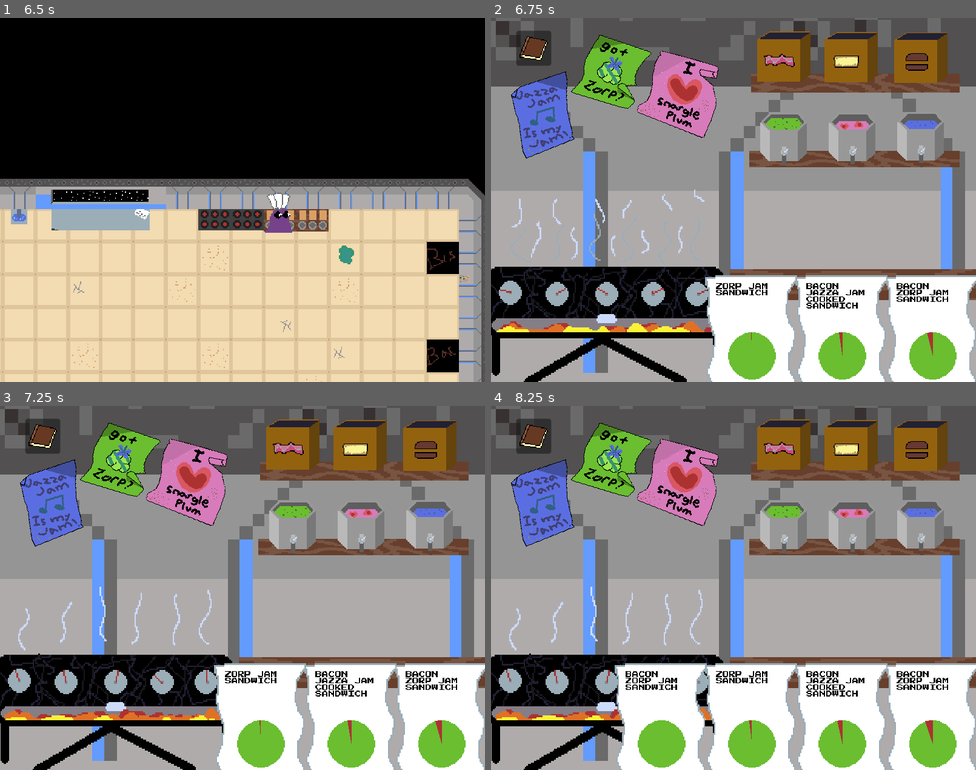
Above: before the commit, frames 1-4 (two rows, left to right).
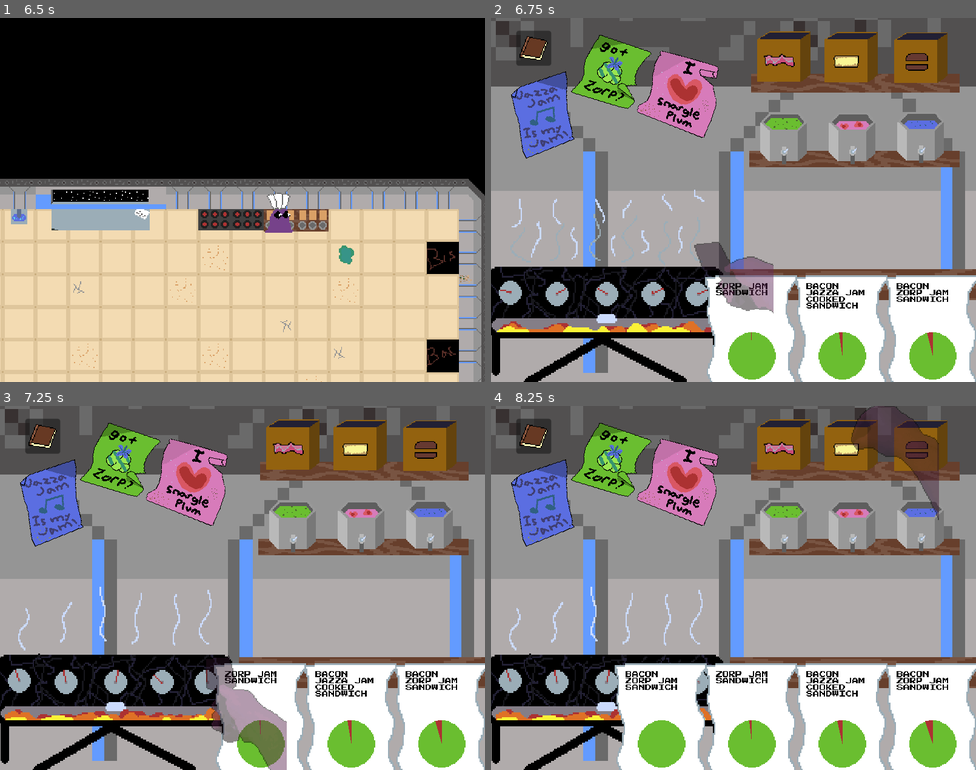
Above: after the commit, the same moments.

Repository: lganic/IEEE-GameJam-2026
Game: Godot game, scene res://scenes/base.tscn
Two runs of this game, one before a commit and one after it. Both use one fixed random seed, a clock stepped at 60 frames per second and the inputs below.
Inputs (mouse positions are in pixels of both pictures, inside the frame that each line leads up to):
- Up to frame 1 (6.5 s): move the mouse to (218, 272) at 0.52 s; hold W (move_up) 0.53-2.03 s; tap E (interact) every 0.75 s from 0.6 to 5.85 s; click (218, 272) at 0.67 s; tap Enter at 1.25 s; move the mouse to (388, 254) at 1.27 s; click (388, 254) at 1.42 s; move the mouse to (97, 145) at 2.02 s; hold A (move_left) 2.03-3.53 s; click (97, 145) at 2.17 s; tap Space at 2.75 s; move the mouse to (266, 200) at 2.77 s; click (266, 200) at 2.92 s; move the mouse to (169, 109) at 3.52 s; hold S (move_down) 3.53-4.28 s; click (169, 109) at 3.67 s; move the mouse to (349, 181) at 4.27 s; hold D (move_right) 4.28-5.03 s; click (349, 181) at 4.42 s; move the mouse to (145, 218) at 5.02 s; hold W (move_up) 5.03-5.78 s; click (145, 218) at 5.17 s; move the mouse to (291, 119) at 5.77 s; hold D (move_right) from 5.78 s (still down); click (291, 119) at 5.92 s
- Up to frame 2 (6.75 s): keep holding D (move_right); move the mouse to (709, 272) at 6.52 s; tap E (interact) at 6.6 s; click (709, 272) at 6.67 s
- Up to frame 3 (7.25 s): keep holding D (move_right)
- Up to frame 4 (8.25 s): move the mouse to (782, 446) at 7.27 s; tap E (interact) at 7.35, 8.1 s; click (782, 446) at 7.42 s; move the mouse to (849, 446) at 8.02 s; release D (move_right) at 8.03 s; hold S (move_down) from 8.03 s (still down); click (849, 446) at 8.17 s

Frame 1 is identical in both runs. In frame 2, 1.6% of the frame differs, in the area x 41-59%, y 61-82%; in frame 3, 2.4%, in the area x 42-60%, y 68-100%; in frame 4, 1.9%.

Commit message:
Fix hand cursor

Diff:
--- a/scenes/DialogBox.tscn
+++ b/scenes/DialogBox.tscn
@@ -236,6 +236,7 @@
 texture = ExtResource("3_k7ecc")
 
 [node name="AnimatedSprite2D" type="AnimatedSprite2D" parent="." unique_id=773937247]
+modulate = Color(0.4509804, 0.26666668, 0.6392157, 1)
 position = Vector2(427, 632.00006)
 scale = Vector2(3.46, 3.46)
 sprite_frames = SubResource("SpriteFrames_c5g0g")
--- a/scenes/HandCursor.tscn
+++ b/scenes/HandCursor.tscn
@@ -653,6 +653,7 @@
 
 [node name="AnimatedSprite2D" type="AnimatedSprite2D" parent="." unique_id=2081693755]
 modulate = Color(1, 1, 1, 0.46666667)
+self_modulate = Color(0.4509804, 0.26666668, 0.6392157, 1)
 position = Vector2(0, -1)
 scale = Vector2(1.775, 1.731)
 sprite_frames = SubResource("SpriteFrames_0ipyc")
--- a/scripts/hand_cursor.gd
+++ b/scripts/hand_cursor.gd
@@ -14,7 +14,10 @@
 
 	var target_position = screen_mouse_pos + local_offset
 
-	target_position = target_position.clamp(Vector2(-3000, 3000), Vector2(-300, 300)) # Hacky way of ensuring that the hand doesnt leak into the main scene.
+	print(world_mouse_pos)
+
+	if world_mouse_pos.x < -231 or world_mouse_pos.x > 95 or world_mouse_pos.y < -127 or world_mouse_pos.y > 130:
+		target_position = Vector2(-10000,0)
 
 	# Hand sprite stays in screen/UI space
 	hand_sprite.global_position = target_position
